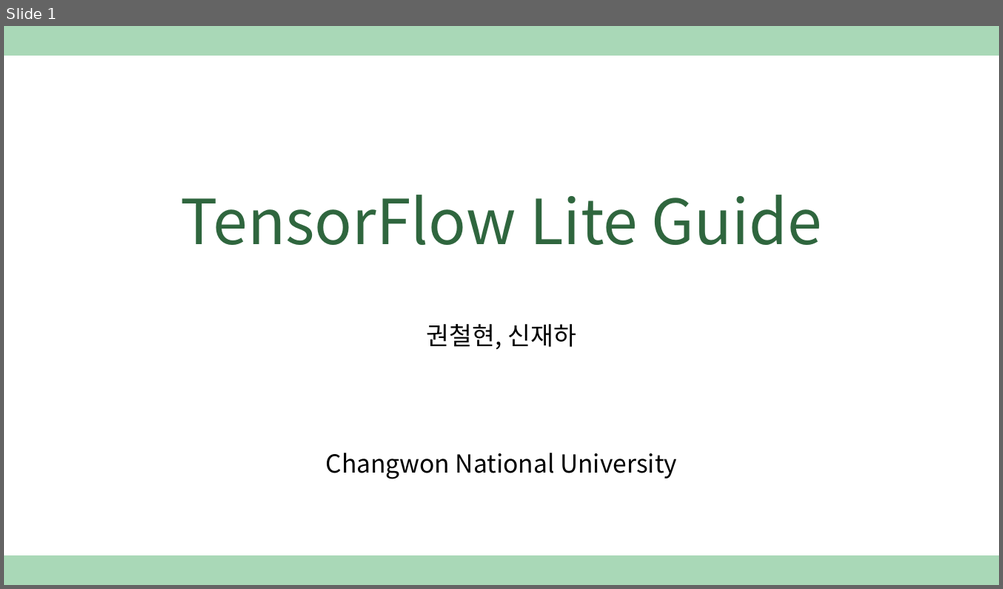
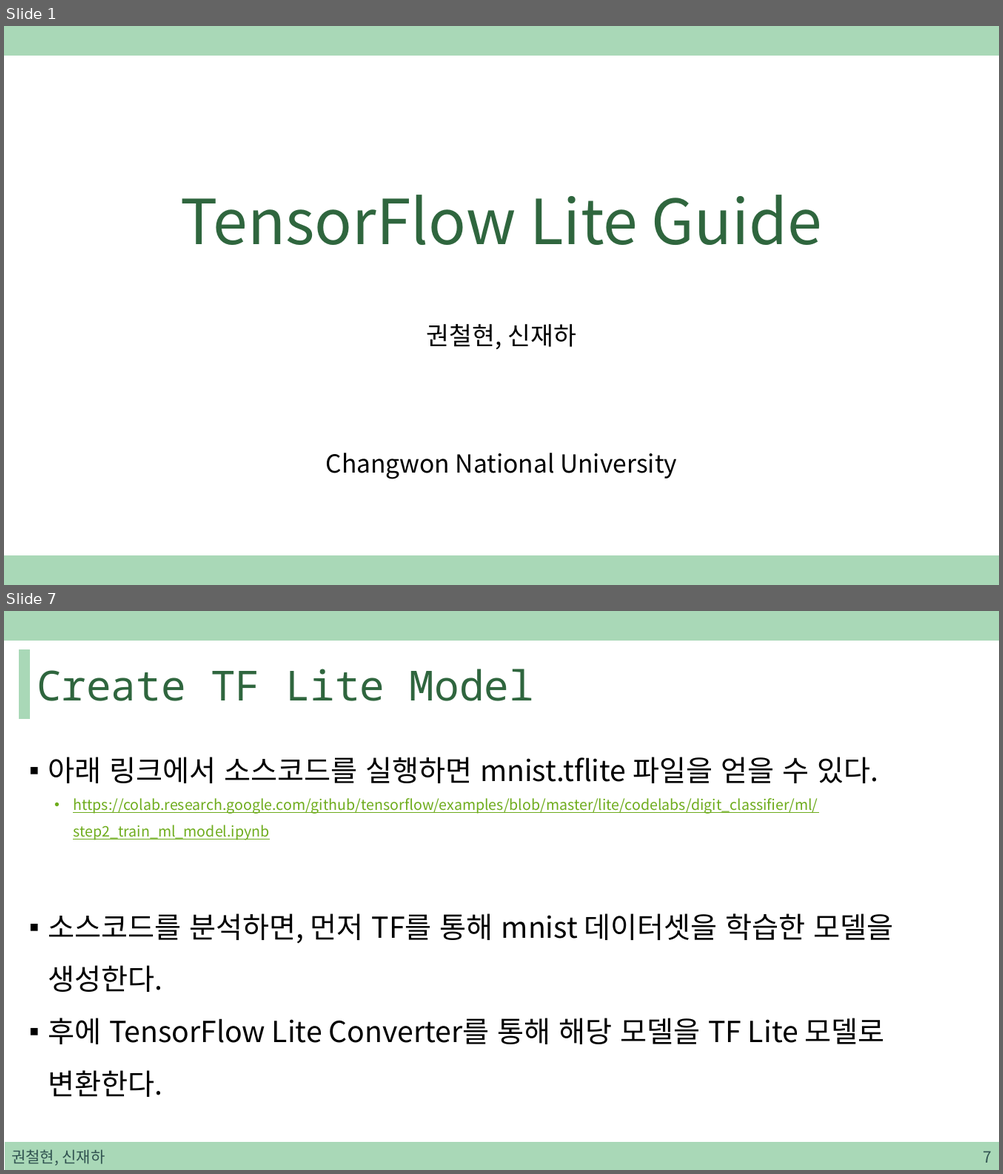
Before and after one commit to sjh4287/capston, a slide deck: 2022.01.07/TensorFlow Lite Guide.pptx. Shown one above the other, each under a label of ours: slide 1 before the commit, slides 1 and 7 after it; the slides between them are not shown. The pictures are 1003x589 and 1003x1174 pixels, drawn with LibreOffice and Linux fonts; fonts in the diff are those of the drawing. Boxes give left, top, right and bottom in pixels: in the first picture for what was removed or moved away, otherwise in the second. Text is boxed around its words. In the diff, an @@ line names an element or a change of style, - is before the commit and + after.

```diff
--- a/2022.01.07/TensorFlow Lite Guide.pptx
+++ b/2022.01.07/TensorFlow Lite Guide.pptx
@@ slide 7 added at (4, 611, 999, 1170), background #FFFFFF; not listed: 1 template element that a slide beside it also shows @@
@@ rectangle added at (20, 649, 29, 718), fill #A9D8B7, outline #A9D8B7 1 pt @@
@@ title added at (37, 669, 534, 701), 40 pt, text #2F663E @@
+Create TF Lite Model
@@ text added at (48, 757, 893, 1097), 14 pt, text #6EAC1C, underline @@
+▪ 아래 링크에서 소스코드를 실행하면 mnist.tflite 파일을 얻을 수 있다.
+  • https://colab.research.google.com/github/tensorflow/examples/blob/master/lite/codelabs/digit_classifier/ml/step2_train_ml_model.ipynb
+▪ 소스코드를 분석하면, 먼저 TF를 통해 mnist 데이터셋을 학습한 모델을 생성한다.
+▪ 후에 TensorFlow Lite Converter를 통해 해당 모델을 TF Lite 모델로 변환한다.
@@ rectangle added at (5, 1143, 999, 1170), fill #A9D8B7, outline #A9D8B7 1 pt @@
@@ text added at (11, 1150, 105, 1166), 15 pt, text #305250 @@
+권철현, 신재하
@@ page number added at (982, 1151, 991, 1163), 15 pt, text #305250 @@
+7
```
Also in this commit, not shown: 21 other slides added.
